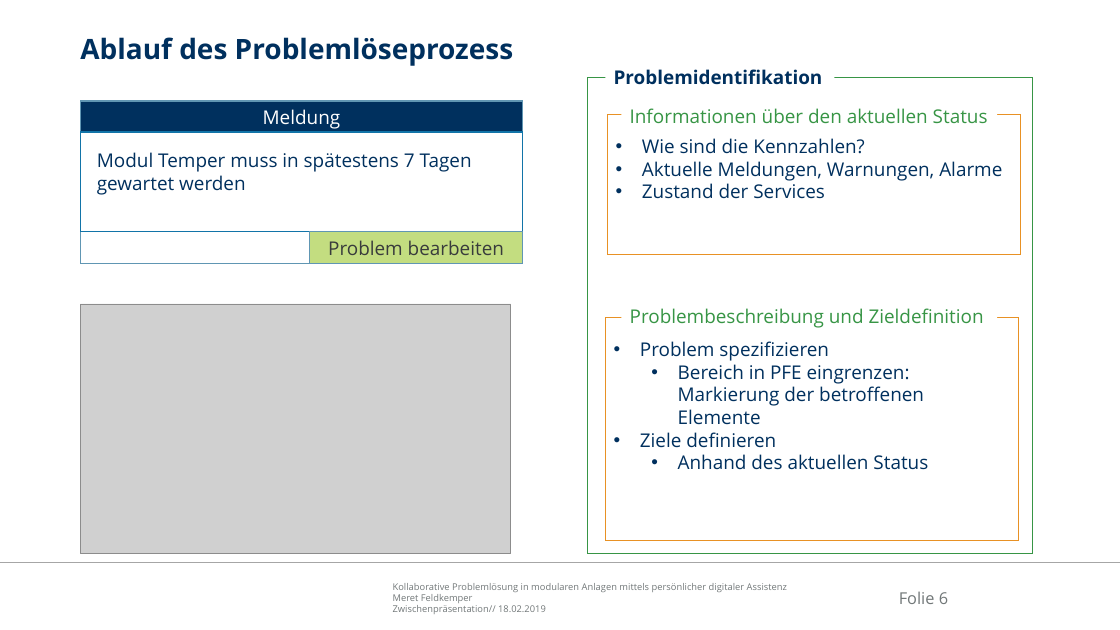
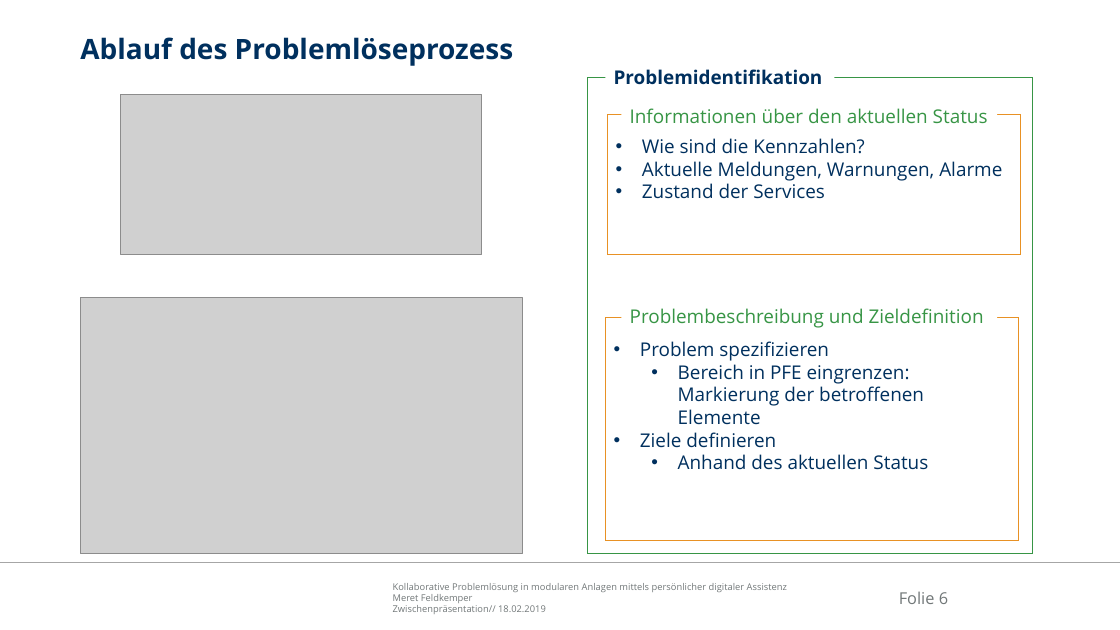
Before and after one commit to Ral3007/Diplomarbeit, a slide deck: slide 6 of Dokumente/Präsentationen/2019-02-18_DA_Feldkemper_Zwischenpräsentation.pptx. Drawn at 1120x630 pixels with LibreOffice and Linux fonts; fonts in the diff are those of the drawing; grey boxes stand for pictures; background and template pictures are left out. Boxes give left, top, right and bottom in pixels: in the first picture for what was removed or moved away, otherwise in the second. Text is boxed around its words. In the diff, an @@ line names an element or a change of style, - is before the commit and + after.

```diff
--- a/Dokumente/Präsentationen/2019-02-18_DA_Feldkemper_Zwischenpräsentation.pptx
+++ b/Dokumente/Präsentationen/2019-02-18_DA_Feldkemper_Zwischenpräsentation.pptx
@@ rectangle removed at (81, 102, 523, 264) @@
@@ rectangle removed at (81, 101, 523, 132) @@
-Meldung
@@ picture added at (121, 95, 481, 255) @@
@@ rectangle removed at (81, 132, 523, 231) @@
-Modul Temper muss in spätestens 7 Tagen gewartet werden
@@ rectangle removed at (309, 231, 523, 264) @@
-Problem bearbeiten
@@ picture: place and size @@
-picture at (81, 304, 512, 554)
+picture at (81, 297, 523, 554)
```
Also in this commit, not shown: 2 other slides changed, 1 slide added, 8 other files.
